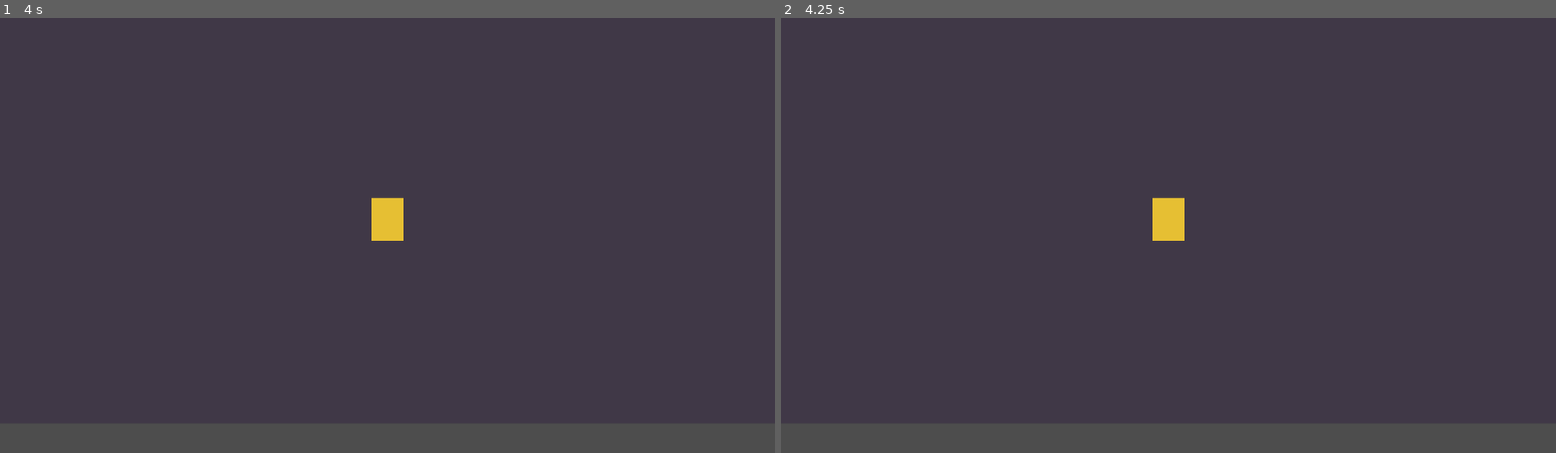
Above: before the commit, frames 1-2 (left to right).
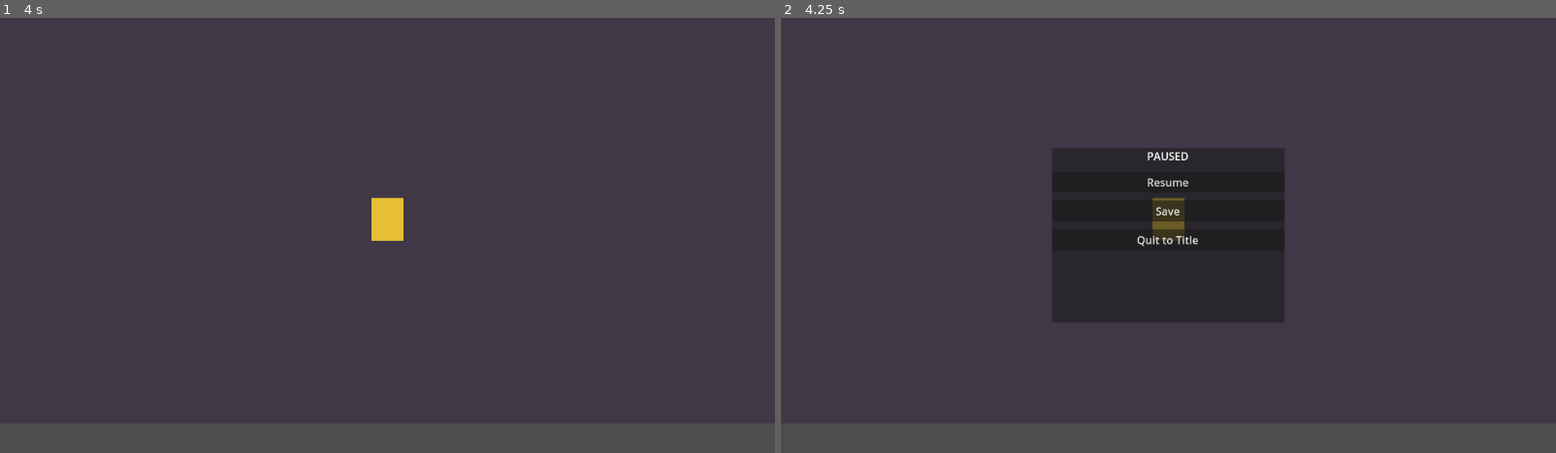
Above: after the commit, the same moments.

Repository: machsheltie/Eurobound
Game: Godot game, scene res://Scenes/worlds/Debaucheryville/ClocktowerPlaza.tscn
Two runs of this game, one before a commit and one after it. Both use one fixed random seed, a clock stepped at 60 frames per second and the inputs below. Before the commit the project has no main scene; this scene is started directly in both runs.
Inputs (mouse positions are in pixels of both pictures, inside the frame that each line leads up to):
- Up to frame 1 (4 s): tap Enter at 0.5, 2 s; move the mouse to (558, 213) at 0.52 s; hold D (move_right) 0.53-1.25 s; hold E (interact) 0.53-1.25 s; click (558, 213) at 0.67 s; tap Space at 0.77, 1.25, 3.5, 3.77 s; drag from (232, 257) to (387, 235) at 1.27 s; move the mouse to (465, 139) at 2.02 s; hold D (move_right) 2.03-2.75 s; hold Shift 2.03-2.75 s; drag from (348, 322) to (155, 170) at 2.77 s; move the mouse to (620, 300) at 3.52 s; hold A (move_left) from 3.53 s (still down); tap Ctrl at 3.6 s
- Up to frame 2 (4.25 s): keep holding A (move_left); tap Escape (pause) at 4.15 s

Frame 1 is identical in both runs. In frame 2, 12% of the frame differs, in the area x 35-65%, y 30-70%.

Commit message:
feat: title screen, pause menu, save/continue flow

Diff:
--- a/Scenes/main/TitleScreen.tscn
+++ b/Scenes/main/TitleScreen.tscn
@@ -1 +1,9 @@
- # Title Screen
+[gd_scene load_steps=2 format=3]
+
+[ext_resource type="Script" path="res://Scripts/ui/title_screen.gd" id="1"]
+
+[node name="TitleScreen" type="Control"]
+anchors_preset = 15
+anchor_right = 1.0
+anchor_bottom = 1.0
+script = ExtResource("1")
--- a/Scripts/ui/pause_menu.gd
+++ b/Scripts/ui/pause_menu.gd
@@ -1 +1,56 @@
 extends CanvasLayer
+## Esc pauses. Resume / Save / Quit to Title. Instanced by LocationBase.
+
+var _panel: PanelContainer
+var _save_button: Button
+
+func _ready() -> void:
+	layer = 20
+	process_mode = Node.PROCESS_MODE_ALWAYS
+	_panel = PanelContainer.new()
+	_panel.anchor_left = 0.35
+	_panel.anchor_right = 0.65
+	_panel.anchor_top = 0.3
+	_panel.anchor_bottom = 0.7
+	_panel.visible = false
+	add_child(_panel)
+
+	var vbox := VBoxContainer.new()
+	vbox.add_theme_constant_override("separation", 12)
+	_panel.add_child(vbox)
+
+	var title := Label.new()
+	title.text = "PAUSED"
+	title.horizontal_alignment = HORIZONTAL_ALIGNMENT_CENTER
+	vbox.add_child(title)
+
+	var resume := Button.new()
+	resume.text = "Resume"
+	resume.pressed.connect(_toggle)
+	vbox.add_child(resume)
+
+	_save_button = Button.new()
+	_save_button.text = "Save"
+	_save_button.pressed.connect(_on_save)
+	vbox.add_child(_save_button)
+
+	var quit := Button.new()
+	quit.text = "Quit to Title"
+	quit.pressed.connect(_on_quit)
+	vbox.add_child(quit)
+
+func _unhandled_input(event: InputEvent) -> void:
+	if event.is_action_pressed("pause"):
+		_toggle()
+
+func _toggle() -> void:
+	_panel.visible = not _panel.visible
+	get_tree().paused = _panel.visible
+	_save_button.text = "Save"
+
+func _on_save() -> void:
+	_save_button.text = "Saved!" if SaveSystem.save_game(GameState) else "Save failed!"
+
+func _on_quit() -> void:
+	get_tree().paused = false
+	SceneRouter.goto_scene("res://Scenes/main/TitleScreen.tscn")
--- /dev/null
+++ b/Scripts/ui/title_screen.gd
@@ -0,0 +1,49 @@
+extends Control
+## Title: New Game / Continue. Continue is disabled unless a valid save exists.
+
+func _ready() -> void:
+	var bg := ColorRect.new()
+	bg.color = Color(0.06, 0.04, 0.1)
+	bg.set_anchors_preset(Control.PRESET_FULL_RECT)
+	add_child(bg)
+
+	var vbox := VBoxContainer.new()
+	vbox.anchor_left = 0.35
+	vbox.anchor_right = 0.65
+	vbox.anchor_top = 0.3
+	vbox.anchor_bottom = 0.7
+	vbox.add_theme_constant_override("separation", 16)
+	add_child(vbox)
+
+	var title := Label.new()
+	title.text = "EUROBOUND"
+	title.horizontal_alignment = HORIZONTAL_ALIGNMENT_CENTER
+	title.add_theme_font_size_override("font_size", 48)
+	vbox.add_child(title)
+
+	var subtitle := Label.new()
+	subtitle.text = "One Last Round"
+	subtitle.horizontal_alignment = HORIZONTAL_ALIGNMENT_CENTER
+	vbox.add_child(subtitle)
+
+	var new_game := Button.new()
+	new_game.text = "New Game"
+	new_game.pressed.connect(_on_new_game)
+	vbox.add_child(new_game)
+
+	var continue_button := Button.new()
+	continue_button.text = "Continue"
+	continue_button.disabled = not SaveSystem.has_save()
+	continue_button.pressed.connect(_on_continue)
+	vbox.add_child(continue_button)
+
+	new_game.grab_focus()
+
+func _on_new_game() -> void:
+	GameState.new_game(DataRepo)
+	SceneRouter.goto_scene(GameState.current_scene_path)
+
+func _on_continue() -> void:
+	if SaveSystem.load_game(GameState):
+		SceneRouter.restore_pending = true
+		SceneRouter.goto_scene(GameState.current_scene_path)
--- a/project.godot
+++ b/project.godot
@@ -11,6 +11,7 @@
 [application]
 
 config/name="Eurobound"
+run/main_scene="res://Scenes/main/TitleScreen.tscn"
 config/features=PackedStringArray("4.4", "Mobile")
 config/icon="res://icon.svg"
 
